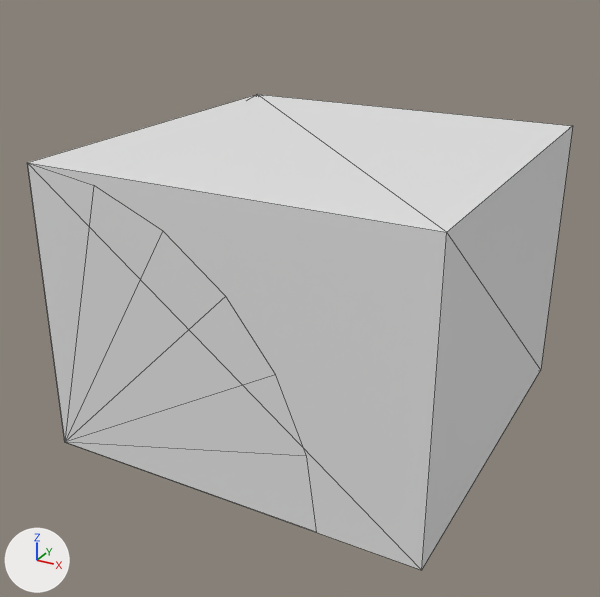
One commit to the OBJ model src/main/resources/assets/squeakcraft/models/Tank.obj: the scene before it, then after it.
Rendered twice from a 50 mm camera at (0.939, -1.83, 0.727) aimed at (-0.021, -0.084, -0.145). Lighting does not change. The marker at lower left points along +X, +Y and +Z. Mesh edges are drawn as thin lines. Where no turn or scale is listed for an object, it has been applied to the vertices. Vertices at the same position are counted once.

The first picture shows 'Tank'.
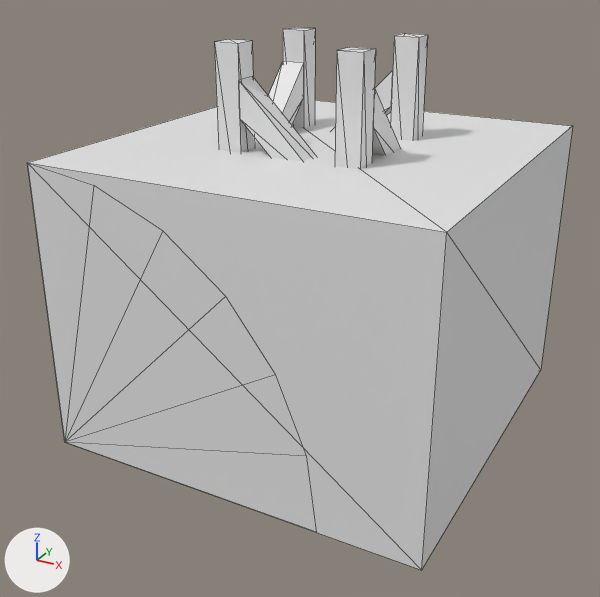
Pixel boxes (x1, y1, x2, y2) of what changed, in the pictures (600 x 597 px):
'Tank', reshaped (14% taller): before (27, 94, 573, 570); after (27, 27, 573, 570)
part 1 of me_tank, added: after (283, 27, 315, 128)
part 2 of me_tank, added: after (215, 33, 428, 169)

Edits to the bpy script that builds the scene:
```text
Change me_tank:
    used by ob_tank; location = (0.0, 0.0, 0.0)
    remove me_tank.from_pydata(...)  # 65 vertices, 119 faces; spans x -0.5..0.5, y -0.5..0.5, z -0.5..0.25
    add me_tank.from_pydata(...)  # 141 vertices, 239 faces; spans x -0.5..0.5, y -0.5..0.5, z -0.5..0.5
    me_tank part 1: a new loose piece, a box spanning x -0.188..-0.125, y 0.125..0.188, z 0.0..0.5
    me_tank part 2
    34 vertices are added at x -0.188..0.125, y -0.188..0.188, z -0.438..0.5
    22 new vertices lie (0.063, 0.0, 0.0) away from vertices in x -0.188..0.125, y -0.188..0.188, z -0.438..0.5
    7 new vertices lie (0.0, 0.062, 0.0) away from vertices in x -0.125..0.125, y -0.187..0.125, z -0.438..0.419
    5 new vertices lie (0.0, 0.063, 0.0) away from vertices in x -0.125..0.125, y -0.188..0.125, z 0.081..0.419
    108 new faces join them
```
